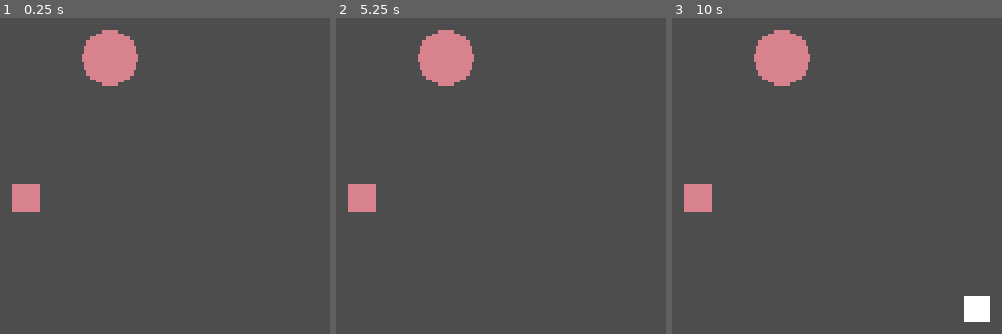
Above: before the commit, frames 1-3 (left to right).
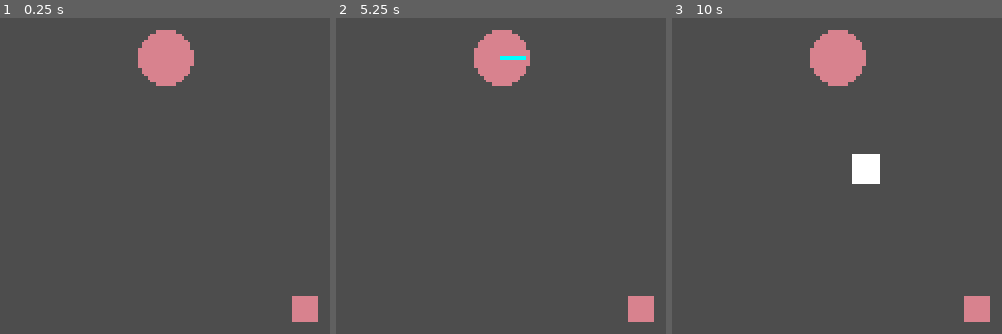
Above: after the commit, the same moments.

Repository: Pilagors/Networks
Game: Godot game, scene res://scene/main.tscn
The game is run twice, just before and just after one commit, with the same random seed, the same clock (stepped at 60 frames per second) and the same inputs.
Inputs (mouse positions are in pixels of both pictures, inside the frame that each line leads up to):
- Up to frame 1 (0.25 s): no input
- Up to frame 2 (5.25 s): tap Enter at 0.5, 2, 3.5 s; click (444, 59) at 0.67 s; tap Space at 1.25, 2.75, 4.25 s; move the mouse to (362, 198) at 1.27 s; click (362, 198) at 1.42 s; move the mouse to (outside the picture) at 2.02 s; click (outside the picture) at 2.17 s; move the mouse to (365, 239) at 2.77 s; click (365, 239) at 2.92 s; move the mouse to (outside the picture) at 3.52 s; click (outside the picture) at 3.67 s; move the mouse to (outside the picture) at 4.27 s; click (outside the picture) at 4.42 s; move the mouse to (527, 59) at 5.02 s; click (527, 59) at 5.17 s
- Up to frame 3 (10 s): move the mouse to (outside the picture) at 5.77 s; click (outside the picture) at 5.92 s; move the mouse to (outside the picture) at 6.52 s; click (outside the picture) at 6.67 s; move the mouse to (outside the picture) at 7.27 s; click (outside the picture) at 7.42 s; move the mouse to (outside the picture) at 8.02 s; click (outside the picture) at 8.17 s; move the mouse to (701, 239) at 8.77 s; click (701, 239) at 8.92 s; move the mouse to (outside the picture) at 9.52 s; click (outside the picture) at 9.67 s

The runs differ from the first frame. In frame 1, 6.0% of the frame differs, in the area x 3-97%, y 3-97%; in frame 2, 6.0%; in frame 3, 6.9%.

Commit message:
fix: adaptation pour convenir à la collection de position

Diff:
--- a/script/main.gd
+++ b/script/main.gd
@@ -14,7 +14,7 @@
 var previzu_line : Line2D = null
 
 func _ready() -> void:
-	new_server(Vector2.ZERO)
+	new_server()
 	new_client()
 
 func _process(_delta: float) -> void:
@@ -76,15 +76,16 @@
 	return connection
 
 
-func new_server(server_position: Vector2) -> ConnectedObject:
+func new_server() -> ConnectedObject:
 	var server : ConnectedObject = SERVER_SCENE.instantiate()
+	var box_limit := get_box_limit()
 
 	if color_placed.is_empty():
 		add_random_color()
 
 	server.set_object_color(color_placed.pick_random())
 
-	server.position = server_position
+	server.position = objects_position.get_possible_position(box_limit, SERVER_SIZE)
 	add_child(server)
 
 	server.resize(SERVER_SIZE)
